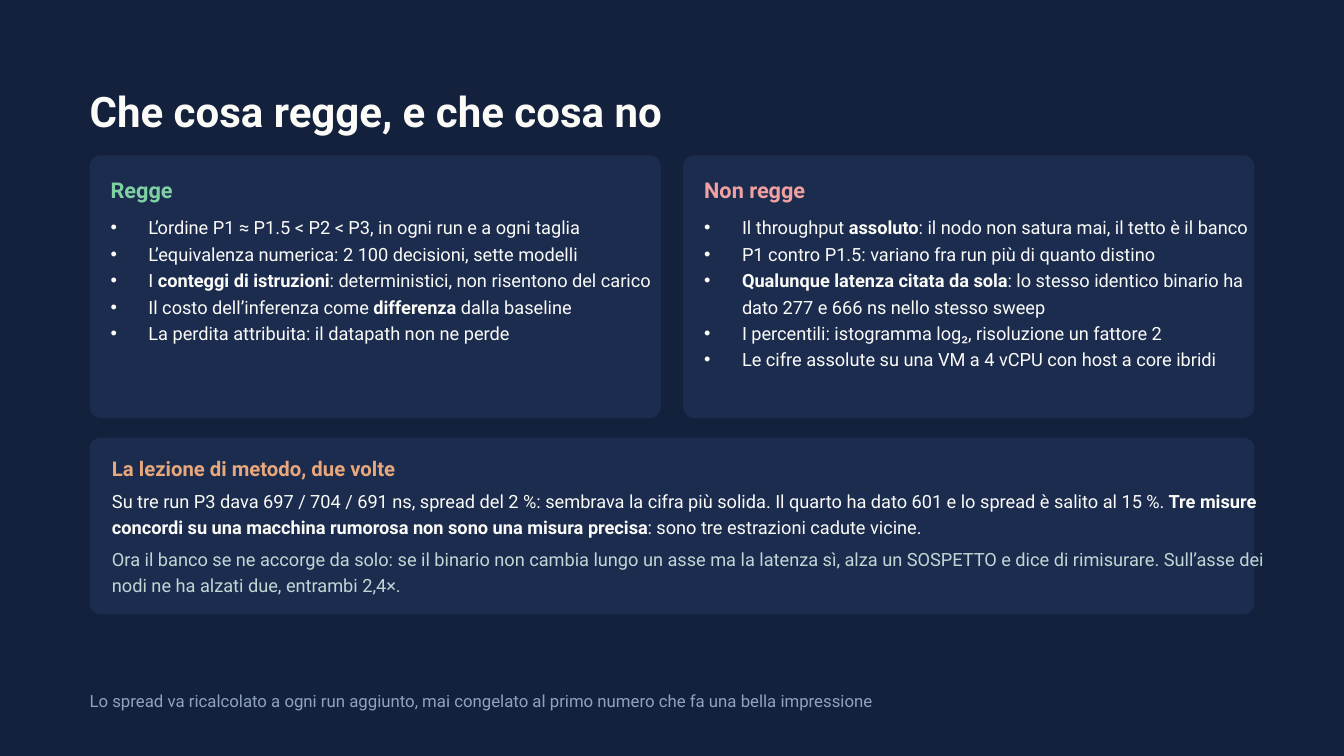
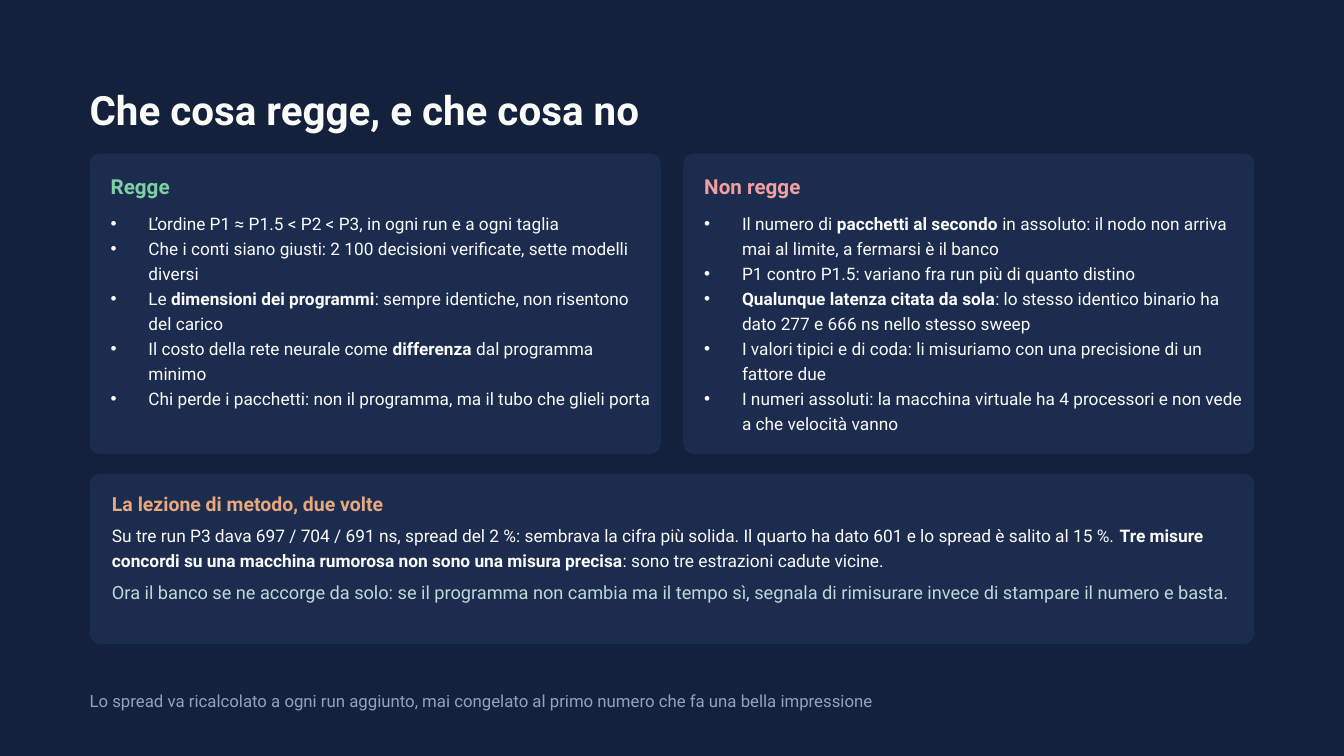
Before and after one commit to ettore-cantile/ipa_lab, a slide deck: slide 26 of docs/IPA eBPF — Implementazione e risultati.pptx (slide 23 before the commit). Drawn at 1344x756 pixels with LibreOffice and Linux fonts; fonts in the diff are those of the drawing. Boxes give left, top, right and bottom in pixels: in the first picture for what was removed or moved away, otherwise in the second. Text is boxed around its words. In the diff, an @@ line names an element or a change of style, - is before the commit and + after.

```diff
--- a/docs/IPA eBPF — Implementazione e risultati.pptx
+++ b/docs/IPA eBPF — Implementazione e risultati.pptx
@@ text "Che cosa regge, e che ..." at <box>90,94,639,134</box>: size 30 to 28.8 pt; line spacing 33pt to 31.7pt @@
@@ rounded rectangle: place and size @@
-rounded rectangle at <box>90,155,661,417</box>
+rounded rectangle at <box>90,153,661,454</box>
@@ text "Regge" at <box>111,179,170,199</box>: size 15.5 to 14.8 pt; line spacing 18.6pt to 17.7pt @@
@@ rounded rectangle: place and size @@
-rounded rectangle at <box>684,155,1255,417</box>
+rounded rectangle at <box>684,153,1255,454</box>
@@ text "Non regge" at <box>704,179,800,199</box>: size 15.5 to 14.8 pt; line spacing 18.6pt to 17.7pt @@
@@ text at <box>148,217,559,234</box>: size 13 to 12.3 pt in "L’ordine P1 ≈ P1.5 < P2 < ..."; line spacing 18.9pt to 17.9pt @@
@@ text at <box>742,217,1227,258</box>: text changed; size 13 to 12.3 pt @@
-• Il throughput assoluto: il nodo non satura mai, il tetto è il banco
+• Il numero di pacchetti al secondo in assoluto: il nodo non arriva mai al limite, a fermarsi è il banco
@@ text at <box>148,242,650,409</box>: text changed; size 13 to 12.3 pt @@
-• L’equivalenza numerica: 2 100 decisioni, sette modelli
-• I conteggi di istruzioni: deterministici, non risentono del carico
-• Il costo dell’inferenza come differenza dalla baseline
-• La perdita attribuita: il datapath non ne perde
+• Che i conti siano giusti: 2 100 decisioni verificate, sette modelli diversi
+• Le dimensioni dei programmi: sempre identiche, non risentono del carico
+• Il costo della rete neurale come differenza dal programma minimo
+• Chi perde i pacchetti: non il programma, ma il tubo che glieli porta
@@ text at <box>742,267,1219,334</box>: size 13 to 12.3 pt in "P1 contro P1.5: variano fra run più ...", "Qualunque latenza citata da sola: lo stesso ..."; line spacing 18.9pt to 17.9pt @@
@@ text at <box>742,342,1241,430</box>: text changed; size 13 to 12.3 pt @@
-• I percentili: istogramma log₂, risoluzione un fattore 2
-• Le cifre assolute su una VM a 4 vCPU con host a core ibridi
+• I valori tipici e di coda: li misuriamo con una precisione di un fattore due
+• I numeri assoluti: la macchina virtuale ha 4 processori e non vede a che velocità vanno
@@ proportions changed in 3 elements at <box>90,153,661,454</box>, <box>684,153,1255,454</box>, <box>90,474,1255,644</box> @@
@@ rounded rectangle: place and size @@
-rounded rectangle at <box>90,438,1255,614</box>
+rounded rectangle at <box>90,474,1255,644</box>
@@ text "La lezione di metodo, due ...": place and size @@
-text "La lezione di metodo, due ..." at <box>112,460,395,480</box>
+text "La lezione di metodo, due ..." at <box>112,496,383,515</box>
@@ text "La lezione di metodo, due ..." at <box>112,496,383,515</box>: size 14.5 to 13.9 pt; line spacing 17.4pt to 16.7pt @@
@@ text "Su tre run P3 dava ...": place and size @@
-text "Su tre run P3 dava ..." at <box>112,494,1256,538</box>
+text "Su tre run P3 dava ..." at <box>112,529,1204,571</box>
@@ text "Su tre run P3 dava ..." at <box>112,529,1204,571</box>: size 13 to 12.4 pt; line spacing 18.2pt to 17.4pt @@
@@ text at <box>112,585,1228,603</box>: text changed @@
-Ora il banco se ne accorge da solo: se il binario non cambia lungo un asse ma la latenza sì, alza un SOSPETTO e dice di rimisurare. Sull’asse dei nodi ne ha alzati due, entrambi 2,4×.
+Ora il banco se ne accorge da solo: se il programma non cambia ma il tempo sì, segnala di rimisurare invece di stampare il numero e basta.
```
Also in this commit, not shown: 17 other slides changed, 8 slides added, 5 slides removed, 37 other files.
